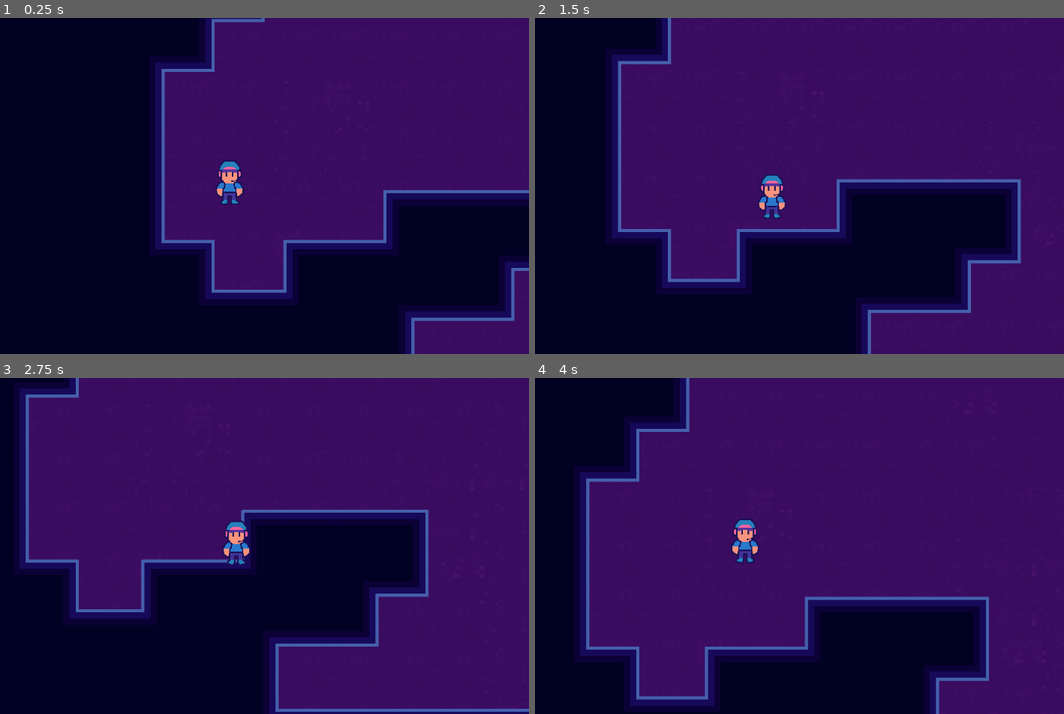
Above: before the commit, frames 1-4 (two rows, left to right).
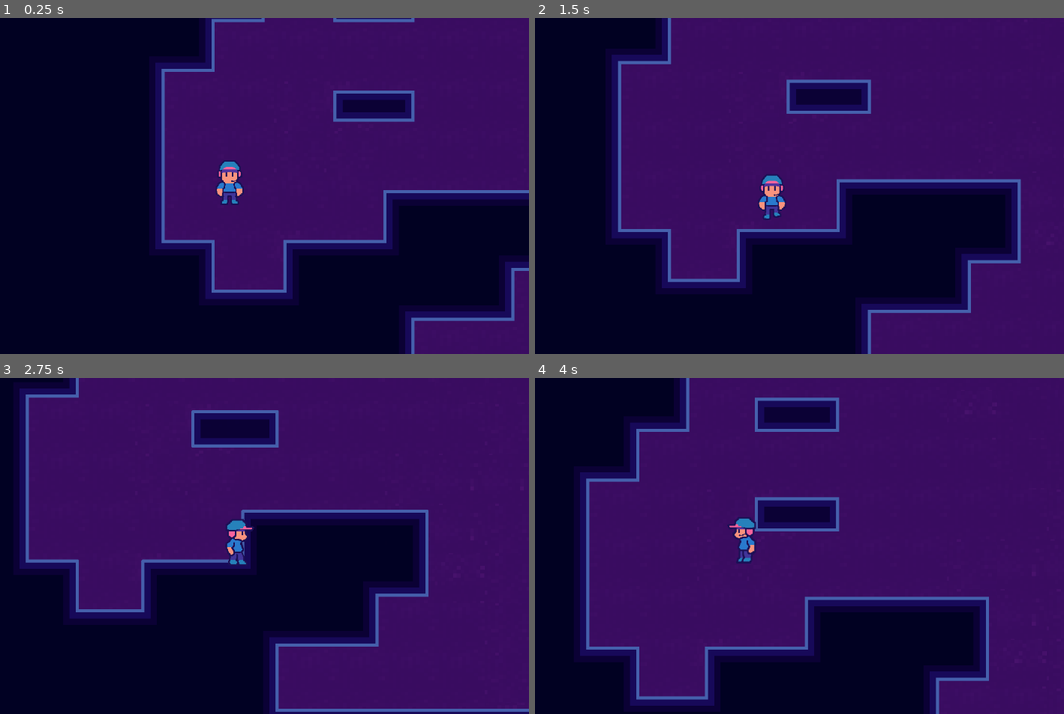
Above: after the commit, the same moments.

Repository: dougwhite/wave-length
Game: Godot game, scene res://scenes/game.tscn
The game is run twice, just before and just after one commit, with the same random seed, the same clock (stepped at 60 frames per second) and the same inputs.
Inputs:
- Up to frame 1 (0.25 s): no input
- Up to frame 2 (1.5 s): hold Right (ui_right) 0.53-1.28 s; hold Down (ui_down) from 1.28 s (still down)
- Up to frame 3 (2.75 s): release Down (ui_down) at 2.03 s; hold Right (ui_right) from 2.03 s (still down)
- Up to frame 4 (4 s): release Right (ui_right) at 2.78 s; hold Up (ui_up) 2.78-3.53 s; hold Left (ui_left) from 3.53 s (still down)

The runs differ from the first frame. In frame 1, 1.7% of the frame differs, in the area x 62-79%, y 0-31%; in frame 2, 1.7%; in frame 3, 2.2%; in frame 4, 3.6%, in the area x 36-58%, y 5-56%.

Commit message:
Added idle / walk animations for Harry for all 4 directions

Diff:
--- a/project.godot
+++ b/project.godot
@@ -15,6 +15,33 @@
 config/features=PackedStringArray("4.5", "Forward Plus")
 config/icon="res://icon.svg"
 
+[input]
+
+move_down={
+"deadzone": 0.2,
+"events": [Object(InputEventKey,"resource_local_to_scene":false,"resource_name":"","device":-1,"window_id":0,"alt_pressed":false,"shift_pressed":false,"ctrl_pressed":false,"meta_pressed":false,"pressed":false,"keycode":0,"physical_keycode":83,"key_label":0,"unicode":115,"location":0,"echo":false,"script":null)
+, Object(InputEventKey,"resource_local_to_scene":false,"resource_name":"","device":-1,"window_id":0,"alt_pressed":false,"shift_pressed":false,"ctrl_pressed":false,"meta_pressed":false,"pressed":false,"keycode":0,"physical_keycode":4194322,"key_label":0,"unicode":0,"location":0,"echo":false,"script":null)
+]
+}
+move_left={
+"deadzone": 0.2,
+"events": [Object(InputEventKey,"resource_local_to_scene":false,"resource_name":"","device":-1,"window_id":0,"alt_pressed":false,"shift_pressed":false,"ctrl_pressed":false,"meta_pressed":false,"pressed":false,"keycode":0,"physical_keycode":4194319,"key_label":0,"unicode":0,"location":0,"echo":false,"script":null)
+, Object(InputEventKey,"resource_local_to_scene":false,"resource_name":"","device":-1,"window_id":0,"alt_pressed":false,"shift_pressed":false,"ctrl_pressed":false,"meta_pressed":false,"pressed":false,"keycode":0,"physical_keycode":65,"key_label":0,"unicode":97,"location":0,"echo":false,"script":null)
+]
+}
+move_right={
+"deadzone": 0.2,
+"events": [Object(InputEventKey,"resource_local_to_scene":false,"resource_name":"","device":-1,"window_id":0,"alt_pressed":false,"shift_pressed":false,"ctrl_pressed":false,"meta_pressed":false,"pressed":false,"keycode":0,"physical_keycode":4194321,"key_label":0,"unicode":0,"location":0,"echo":false,"script":null)
+, Object(InputEventKey,"resource_local_to_scene":false,"resource_name":"","device":-1,"window_id":0,"alt_pressed":false,"shift_pressed":false,"ctrl_pressed":false,"meta_pressed":false,"pressed":false,"keycode":0,"physical_keycode":68,"key_label":0,"unicode":100,"location":0,"echo":false,"script":null)
+]
+}
+move_up={
+"deadzone": 0.2,
+"events": [Object(InputEventKey,"resource_local_to_scene":false,"resource_name":"","device":-1,"window_id":0,"alt_pressed":false,"shift_pressed":false,"ctrl_pressed":false,"meta_pressed":false,"pressed":false,"keycode":0,"physical_keycode":4194320,"key_label":0,"unicode":0,"location":0,"echo":false,"script":null)
+, Object(InputEventKey,"resource_local_to_scene":false,"resource_name":"","device":-1,"window_id":0,"alt_pressed":false,"shift_pressed":false,"ctrl_pressed":false,"meta_pressed":false,"pressed":false,"keycode":0,"physical_keycode":87,"key_label":0,"unicode":119,"location":0,"echo":false,"script":null)
+]
+}
+
 [rendering]
 
 textures/canvas_textures/default_texture_filter=0
--- a/scenes/game.tscn
+++ b/scenes/game.tscn
@@ -734,7 +734,7 @@
 tile_set = SubResource("TileSet_lbhrr")
 
 [node name="Water Tiles" type="TileMapLayer" parent="."]
-tile_map_data = PackedByteArray("AAD9//j/AwAJAAEAAAD9//n/AwA …(11696 unchanged characters)… JAAIAAAAQAPj/AwAHAAAAAAAPAPj/AwAJAAAAAAA=")
+tile_map_data = PackedByteArray("AAD9//j/AwAJAAEAAAD9//n/AwA …(11696 unchanged characters)… JAAIAAAAQAPj/AwAHAAAAAAAPAPj/AwAJAAAAAAAHAP7/AwACAAMAAAAGAP7/AwAAAAMAAAAGAAAAAwAAAAMAAAAHAAAAAwACAAMAAAA=")
 tile_set = SubResource("TileSet_lnu2h")
 
 [node name="Player" parent="." instance=ExtResource("3_lnu2h")]
--- a/scenes/player.gd
+++ b/scenes/player.gd
@@ -1,19 +1,46 @@
 extends CharacterBody2D
 
+@onready var animated_sprite = $AnimatedSprite2D
+
 const SPEED = 300.0
+var last_dir = 2 	# 0 - right, 1 - left, 2 - down, 3 - up
 
 func _physics_process(_delta):
 
-	var direction = Input.get_axis("ui_left", "ui_right")
+	var direction = Input.get_axis("move_left", "move_right")
 	if direction:
 		velocity.x = direction * SPEED
 	else:
 		velocity.x = move_toward(velocity.x, 0, SPEED)
 
-	direction = Input.get_axis("ui_up", "ui_down")
+	direction = Input.get_axis("move_up", "move_down")
 	if direction:
 		velocity.y = direction * SPEED
 	else:
 		velocity.y = move_toward(velocity.y, 0, SPEED)
 
+	if velocity.length() > 0:
+		if velocity.x > 0:
+			animated_sprite.play("walk_right")
+			last_dir = 0
+		elif velocity.x < 0:
+			animated_sprite.play("walk_left")
+			last_dir = 1
+		elif velocity.y > 0:
+			animated_sprite.play("walk_down")
+			last_dir = 2
+		elif velocity.y < 0:
+			animated_sprite.play("walk_up")
+			last_dir = 3
+
+	else:
+		if last_dir == 0:
+			animated_sprite.play("idle_right")
+		elif last_dir == 1:
+			animated_sprite.play("idle_left")
+		elif last_dir == 2:
+			animated_sprite.play("idle_down")
+		elif last_dir == 3:
+			animated_sprite.play("idle_up")
+
 	move_and_slide()
--- a/scenes/player.tscn
+++ b/scenes/player.tscn
@@ -19,6 +19,54 @@
 atlas = ExtResource("1_3vyb7")
 region = Rect2(384, 0, 128, 128)
 
+[sub_resource type="AtlasTexture" id="AtlasTexture_t4otl"]
+atlas = ExtResource("1_3vyb7")
+region = Rect2(0, 768, 128, 128)
+
+[sub_resource type="AtlasTexture" id="AtlasTexture_j2b1d"]
+atlas = ExtResource("1_3vyb7")
+region = Rect2(128, 768, 128, 128)
+
+[sub_resource type="AtlasTexture" id="AtlasTexture_cs1tg"]
+atlas = ExtResource("1_3vyb7")
+region = Rect2(256, 768, 128, 128)
+
+[sub_resource type="AtlasTexture" id="AtlasTexture_2dvfe"]
+atlas = ExtResource("1_3vyb7")
+region = Rect2(384, 768, 128, 128)
+
+[sub_resource type="AtlasTexture" id="AtlasTexture_f1ej7"]
+atlas = ExtResource("1_3vyb7")
+region = Rect2(0, 256, 128, 128)
+
+[sub_resource type="AtlasTexture" id="AtlasTexture_oprun"]
+atlas = ExtResource("1_3vyb7")
+region = Rect2(128, 256, 128, 128)
+
+[sub_resource type="AtlasTexture" id="AtlasTexture_a8ls1"]
+atlas = ExtResource("1_3vyb7")
+region = Rect2(256, 256, 128, 128)
+
+[sub_resource type="AtlasTexture" id="AtlasTexture_qfm1y"]
+atlas = ExtResource("1_3vyb7")
+region = Rect2(384, 256, 128, 128)
+
+[sub_resource type="AtlasTexture" id="AtlasTexture_ujl30"]
+atlas = ExtResource("1_3vyb7")
+region = Rect2(0, 512, 128, 128)
+
+[sub_resource type="AtlasTexture" id="AtlasTexture_31cv2"]
+atlas = ExtResource("1_3vyb7")
+region = Rect2(128, 512, 128, 128)
+
+[sub_resource type="AtlasTexture" id="AtlasTexture_pf23h"]
+atlas = ExtResource("1_3vyb7")
+region = Rect2(256, 512, 128, 128)
+
+[sub_resource type="AtlasTexture" id="AtlasTexture_dt7fs"]
+atlas = ExtResource("1_3vyb7")
+region = Rect2(384, 512, 128, 128)
+
 [sub_resource type="AtlasTexture" id="AtlasTexture_tuyoq"]
 atlas = ExtResource("1_3vyb7")
 region = Rect2(0, 128, 128, 128)
@@ -50,6 +98,102 @@
 [sub_resource type="AtlasTexture" id="AtlasTexture_jej6c"]
 atlas = ExtResource("1_3vyb7")
 region = Rect2(896, 128, 128, 128)
+
+[sub_resource type="AtlasTexture" id="AtlasTexture_giy8y"]
+atlas = ExtResource("1_3vyb7")
+region = Rect2(0, 896, 128, 128)
+
+[sub_resource type="AtlasTexture" id="AtlasTexture_fdfoy"]
+atlas = ExtResource("1_3vyb7")
+region = Rect2(128, 896, 128, 128)
+
+[sub_resource type="AtlasTexture" id="AtlasTexture_hhpqf"]
+atlas = ExtResource("1_3vyb7")
+region = Rect2(256, 896, 128, 128)
+
+[sub_resource type="AtlasTexture" id="AtlasTexture_g5jhy"]
+atlas = ExtResource("1_3vyb7")
+region = Rect2(384, 896, 128, 128)
+
+[sub_resource type="AtlasTexture" id="AtlasTexture_holxr"]
+atlas = ExtResource("1_3vyb7")
+region = Rect2(512, 896, 128, 128)
+
+[sub_resource type="AtlasTexture" id="AtlasTexture_mx1m4"]
+atlas = ExtResource("1_3vyb7")
+region = Rect2(640, 896, 128, 128)
+
+[sub_resource type="AtlasTexture" id="AtlasTexture_4gjji"]
+atlas = ExtResource("1_3vyb7")
+region = Rect2(768, 896, 128, 128)
+
+[sub_resource type="AtlasTexture" id="AtlasTexture_u2ulf"]
+atlas = ExtResource("1_3vyb7")
+region = Rect2(896, 896, 128, 128)
+
+[sub_resource type="AtlasTexture" id="AtlasTexture_fulsm"]
+atlas = ExtResource("1_3vyb7")
+region = Rect2(0, 384, 128, 128)
+
+[sub_resource type="AtlasTexture" id="AtlasTexture_4r5pv"]
+atlas = ExtResource("1_3vyb7")
+region = Rect2(128, 384, 128, 128)
+
+[sub_resource type="AtlasTexture" id="AtlasTexture_60mlk"]
+atlas = ExtResource("1_3vyb7")
+region = Rect2(256, 384, 128, 128)
+
+[sub_resource type="AtlasTexture" id="AtlasTexture_i4ail"]
+atlas = ExtResource("1_3vyb7")
+region = Rect2(384, 384, 128, 128)
+
+[sub_resource type="AtlasTexture" id="AtlasTexture_a38lo"]
+atlas = ExtResource("1_3vyb7")
+region = Rect2(512, 384, 128, 128)
+
+[sub_resource type="AtlasTexture" id="AtlasTexture_4ni07"]
+atlas = ExtResource("1_3vyb7")
+region = Rect2(640, 384, 128, 128)
+
+[sub_resource type="AtlasTexture" id="AtlasTexture_l71n6"]
+atlas = ExtResource("1_3vyb7")
+region = Rect2(768, 384, 128, 128)
+
+[sub_resource type="AtlasTexture" id="AtlasTexture_ke2ow"]
+atlas = ExtResource("1_3vyb7")
+region = Rect2(896, 384, 128, 128)
+
+[sub_resource type="AtlasTexture" id="AtlasTexture_wqfne"]
+atlas = ExtResource("1_3vyb7")
+region = Rect2(0, 640, 128, 128)
+
+[sub_resource type="AtlasTexture" id="AtlasTexture_wnwbv"]
+atlas = ExtResource("1_3vyb7")
+region = Rect2(128, 640, 128, 128)
+
+[sub_resource type="AtlasTexture" id="AtlasTexture_gl8cc"]
+atlas = ExtResource("1_3vyb7")
+region = Rect2(256, 640, 128, 128)
+
+[sub_resource type="AtlasTexture" id="AtlasTexture_487ah"]
+atlas = ExtResource("1_3vyb7")
+region = Rect2(384, 640, 128, 128)
+
+[sub_resource type="AtlasTexture" id="AtlasTexture_md1ol"]
+atlas = ExtResource("1_3vyb7")
+region = Rect2(512, 640, 128, 128)
+
+[sub_resource type="AtlasTexture" id="AtlasTexture_bj30b"]
+atlas = ExtResource("1_3vyb7")
+region = Rect2(640, 640, 128, 128)
+
+[sub_resource type="AtlasTexture" id="AtlasTexture_jc3p3"]
+atlas = ExtResource("1_3vyb7")
+region = Rect2(768, 640, 128, 128)
+
+[sub_resource type="AtlasTexture" id="AtlasTexture_hax0n"]
+atlas = ExtResource("1_3vyb7")
+region = Rect2(896, 640, 128, 128)
 
 [sub_resource type="SpriteFrames" id="SpriteFrames_tuyoq"]
 animations = [{
@@ -67,7 +211,58 @@
 "texture": SubResource("AtlasTexture_qlg0r")
 }],
 "loop": true,
-"name": &"idle",
+"name": &"idle_down",
+"speed": 5.0
+}, {
+"frames": [{
+"duration": 1.0,
+"texture": SubResource("AtlasTexture_t4otl")
+}, {
+"duration": 1.0,
+"texture": SubResource("AtlasTexture_j2b1d")
+}, {
+"duration": 1.0,
+"texture": SubResource("AtlasTexture_cs1tg")
+}, {
+"duration": 1.0,
+"texture": SubResource("AtlasTexture_2dvfe")
+}],
+"loop": true,
+"name": &"idle_left",
+"speed": 5.0
+}, {
+"frames": [{
+"duration": 1.0,
+"texture": SubResource("AtlasTexture_f1ej7")
+}, {
+"duration": 1.0,
+"texture": SubResource("AtlasTexture_oprun")
+}, {
+"duration": 1.0,
+"texture": SubResource("AtlasTexture_a8ls1")
+}, {
+"duration": 1.0,
+"texture": SubResource("AtlasTexture_qfm1y")
+}],
+"loop": true,
+"name": &"idle_right",
+"speed": 5.0
+}, {
+"frames": [{
+"duration": 1.0,
+"texture": SubResource("AtlasTexture_ujl30")
+}, {
+"duration": 1.0,
+"texture": SubResource("AtlasTexture_31cv2")
+}, {
+"duration": 1.0,
+"texture": SubResource("AtlasTexture_pf23h")
+}, {
+"duration": 1.0,
+"texture": SubResource("AtlasTexture_dt7fs")
+}],
+"loop": true,
+"name": &"idle_up",
 "speed": 5.0
 }, {
 "frames": [{
@@ -98,11 +293,98 @@
 "loop": true,
 "name": &"walk_down",
 "speed": 10.0
+}, {
+"frames": [{
+"duration": 1.0,
+"texture": SubResource("AtlasTexture_giy8y")
+}, {
+"duration": 1.0,
+"texture": SubResource("AtlasTexture_fdfoy")
+}, {
+"duration": 1.0,
+"texture": SubResource("AtlasTexture_hhpqf")
+}, {
+"duration": 1.0,
+"texture": SubResource("AtlasTexture_g5jhy")
+}, {
+"duration": 1.0,
+"texture": SubResource("AtlasTexture_holxr")
+}, {
+"duration": 1.0,
+"texture": SubResource("AtlasTexture_mx1m4")
+}, {
+"duration": 1.0,
+"texture": SubResource("AtlasTexture_4gjji")
+}, {
+"duration": 1.0,
+"texture": SubResource("AtlasTexture_u2ulf")
+}],
+"loop": true,
+"name": &"walk_left",
+"speed": 10.0
+}, {
+"frames": [{
+"duration": 1.0,
+"texture": SubResource("AtlasTexture_fulsm")
+}, {
+"duration": 1.0,
+"texture": SubResource("AtlasTexture_4r5pv")
+}, {
+"duration": 1.0,
+"texture": SubResource("AtlasTexture_60mlk")
+}, {
+"duration": 1.0,
+"texture": SubResource("AtlasTexture_i4ail")
+}, {
+"duration": 1.0,
+"texture": SubResource("AtlasTexture_a38lo")
+}, {
+"duration": 1.0,
+"texture": SubResource("AtlasTexture_4ni07")
+}, {
+"duration": 1.0,
+"texture": SubResource("AtlasTexture_l71n6")
+}, {
+"duration": 1.0,
+"texture": SubResource("AtlasTexture_ke2ow")
+}],
+"loop": true,
+"name": &"walk_right",
+"speed": 10.0
+}, {
+"frames": [{
+"duration": 1.0,
+"texture": SubResource("AtlasTexture_wqfne")
+}, {
+"duration": 1.0,
+"texture": SubResource("AtlasTexture_wnwbv")
+}, {
+"duration": 1.0,
+"texture": SubResource("AtlasTexture_gl8cc")
+}, {
+"duration": 1.0,
+"texture": SubResource("AtlasTexture_487ah")
+}, {
+"duration": 1.0,
+"texture": SubResource("AtlasTexture_md1ol")
+}, {
+"duration": 1.0,
+"texture": SubResource("AtlasTexture_bj30b")
+}, {
+"duration": 1.0,
+"texture": SubResource("AtlasTexture_jc3p3")
+}, {
+"duration": 1.0,
+"texture": SubResource("AtlasTexture_hax0n")
+}],
+"loop": true,
+"name": &"walk_up",
+"speed": 10.0
 }]
 
 [sub_resource type="CapsuleShape2D" id="CapsuleShape2D_3vyb7"]
 radius = 29.0
-height = 116.0
+height = 70.0
 
 [node name="Player" type="CharacterBody2D"]
 script = ExtResource("1_g2els")
@@ -110,10 +392,10 @@
 [node name="AnimatedSprite2D" type="AnimatedSprite2D" parent="."]
 position = Vector2(0, -60)
 sprite_frames = SubResource("SpriteFrames_tuyoq")
-animation = &"walk_down"
-autoplay = "idle"
-frame_progress = 0.7401998
+animation = &"walk_left"
+autoplay = "idle_down"
+frame_progress = 0.92954963
 
 [node name="CollisionShape2D" type="CollisionShape2D" parent="."]
-position = Vector2(0, -57)
+position = Vector2(0, -34)
 shape = SubResource("CapsuleShape2D_3vyb7")
Binary file changed: art/harry.png
Not shown: 1 places in scenes/player.tscn that only renumber resources
Not shown, changed: art/harry.kra
